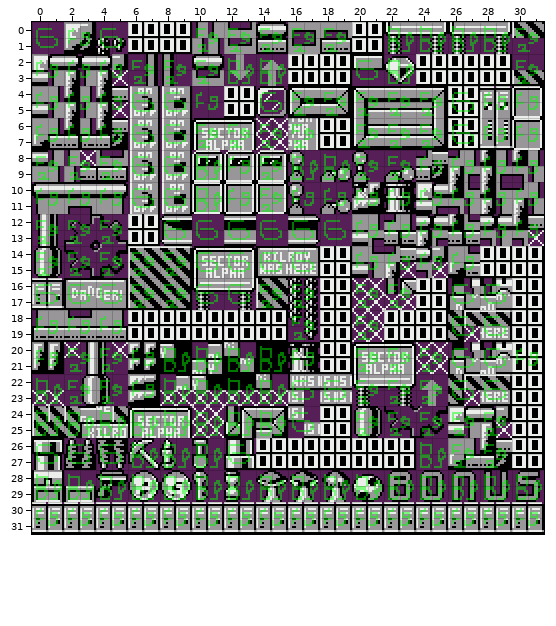
One commit to this Tiled map: gfx/metatiles.tmx. The picture above is the old version.
Cells are 8x8 px. Shown: x 0..31, y 0..31. Not drawn, because the pictures are missing: unchanged layer "Behavior".
And afterwards:
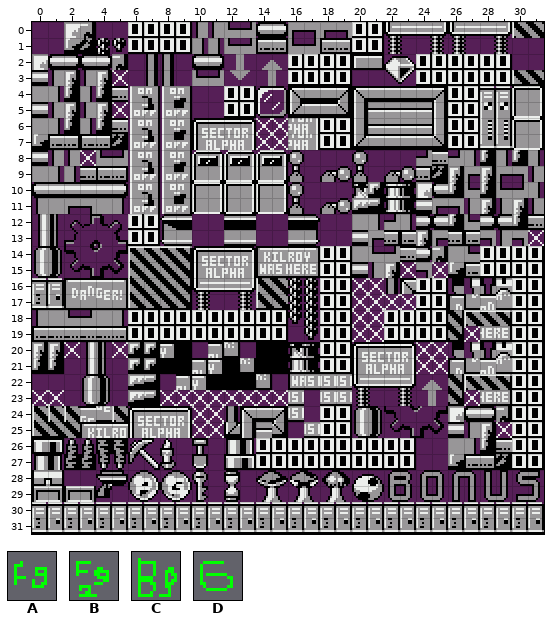
Key: from "colorsets": A 0, B 1, C 2, D 3.
_ is an empty cell, . an unchanged one.
What changed:
--- layer "Color" (now hidden)
@@ x 0..30 @@
- 1 D.A.D.....B.B.B.B.B...C.C.C.C.B
+ 1 _._._....._._._._._..._._._._._
@@ x 0..30 @@
- 3 A.A.A.B.B.B.C.C.....D.C.......B
+ 3 _._._._._._._._....._._......._
@@ x 0..30 @@
- 5 A.A.A.D.D.A...D.B.B.B.B.B.D.A.A
+ 5 _._._._._._..._._._._._._._._._
@@ x 0..30 @@
- 7 A.A.A.D.D.B.B.B.B...B.B.B.D.A.A
+ 7 _._._._._._._._._..._._._._._._
@@ x 0..30 @@
- 9 B.B.B.D.D.C.A.B.C.C.B.B.A.A.A.A
+ 9 _._._._._._._._._._._._._._._._
@@ x 0..30 @@
-11 A.A.A.D.D.C.A.B.A.A.A.A.A.A.A.A
+11 _._._._._._._._._._._._._._._._
@@ x 0..30 @@
-13 B.B.B...D.D.D.D.D.D.A.A.A.A.A.A
+13 _._._..._._._._._._._._._._._._
@@ x 0..26 @@
-15 B.B.B.B.B.D.D.D.D...A.A.A.A
+15 _._._._._._._._._..._._._._
@@ x 0..28 @@
-17 D.D.D.B.B.D.D.B.B...B.B...D.D
+17 _._._._._._._._._..._._..._._
@@ x 0..28 @@
-19 A.A.A...........B...B.....D.D
+19 _._._..........._..._....._._
@@ x 0..30 @@
-21 A.B.B.A.C.C.C.C.A...B.B.B.D.D.A
+21 _._._._._._._._._..._._._._._._
@@ x 0..28 @@
-23 C.B.B.A.C.C.C.C.D.D.B.B.B.D.D
+23 _._._._._._._._._._._._._._._
@@ x 0..28 @@
-25 C.C.C.C.C.C.C.C.D...B.B.B.B.B
+25 _._._._._._._._._..._._._._._
@@ x 0..28 @@
-27 D.D.D.C.C.C.D...........C.B.B
+27 _._._._._._._..........._._._
@@ x 0..30 @@
-29 C.C.C.C.C.C.C.C.C.C.C.C.C.C.C.C
+29 _._._._._._._._._._._._._._._._
@@ x 0..30 @@
-31 A.A.A.A.A.A.A.A.A.A.A.A.A.A.A.A
+31 _._._._._._._._._._._._._._._._
Boxes around the changes in both pictures, in picture pixels (x1, y1, x2, y2):
removed: (36, 26, 542, 526)
